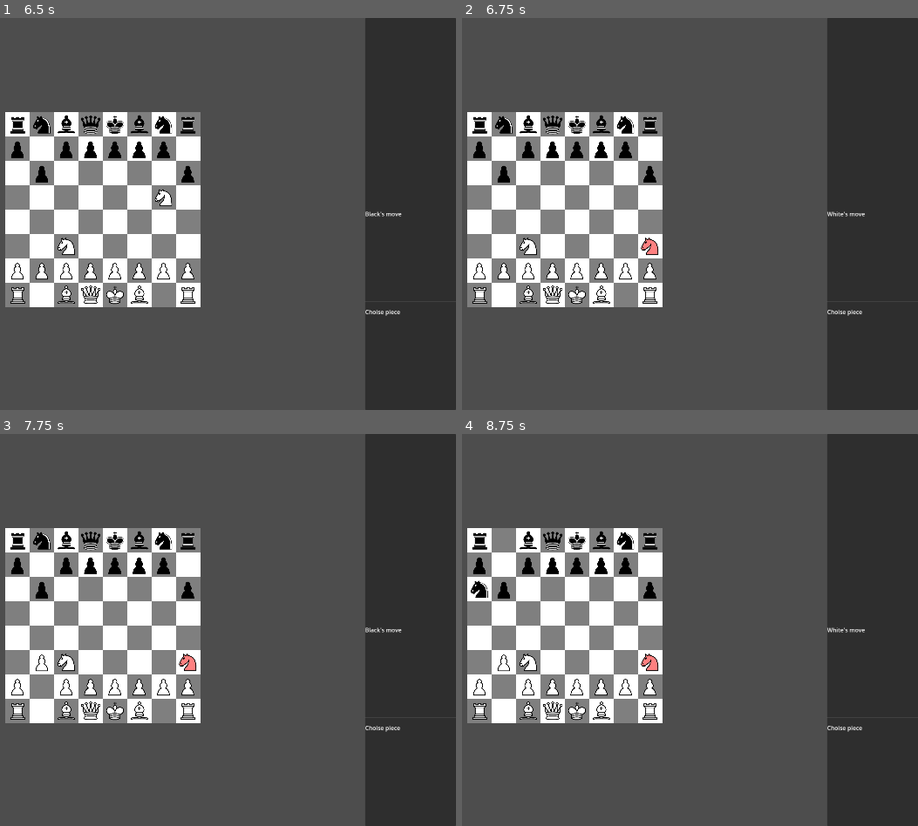
Above: before the commit, frames 1-4 (two rows, left to right).
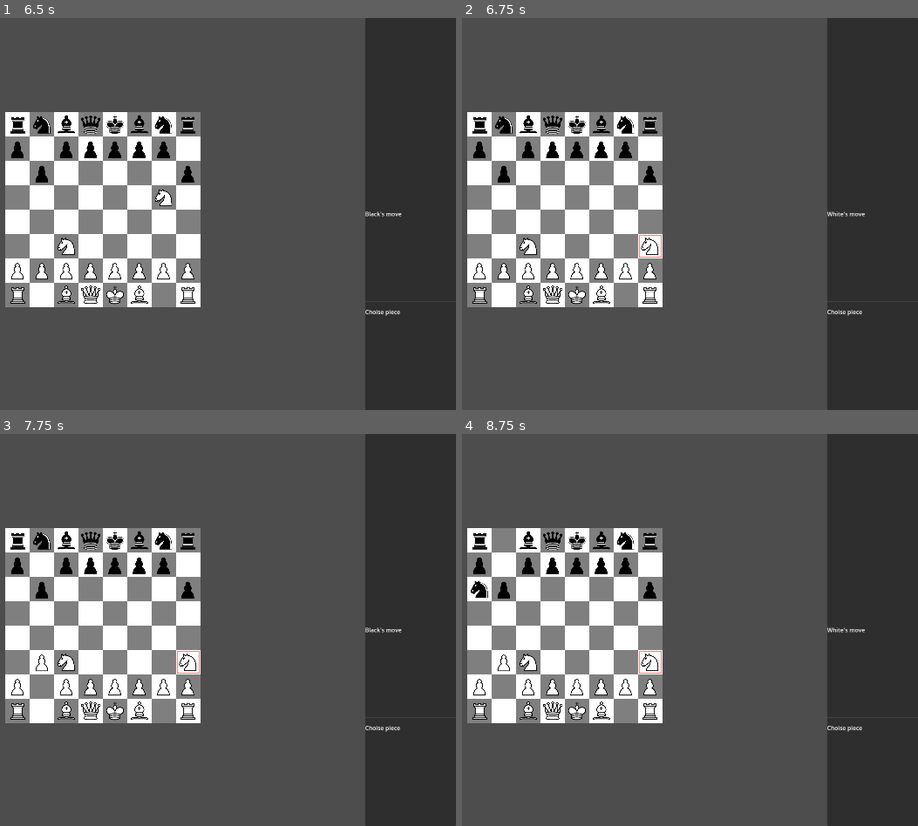
Above: after the commit, the same moments.

Repository: MrAlexander7/chess-with-hp
Game: Godot game, scene res://scene/main_menu.tscn
Two runs of this game, one before a commit and one after it. Both use one fixed random seed, a clock stepped at 60 frames per second and the inputs below.
Inputs (mouse positions are in pixels of both pictures, inside the frame that each line leads up to):
- Up to frame 1 (6.5 s): click "Bot vs Bot" at 0.5 s; tap Enter at 1.25, 3.5, 5 s; move the mouse to (259, 194) at 1.27 s; click (259, 194) at 1.42 s; tap Space at 2, 4.25 s; move the mouse to (outside the picture) at 2.02 s; click (outside the picture) at 2.17 s; move the mouse to (177, 127) at 2.77 s; click (177, 127) at 2.92 s; move the mouse to (72, 292) at 3.52 s; click (72, 292) at 3.67 s; move the mouse to (314, 272) at 4.27 s; click (314, 272) at 4.42 s; move the mouse to (outside the picture) at 5.02 s; click (outside the picture) at 5.17 s; move the mouse to (141, 214) at 5.77 s; click (141, 214) at 5.92 s
- Up to frame 2 (6.75 s): tap Space at 6.5 s; move the mouse to (466, 116) at 6.52 s; click (466, 116) at 6.67 s
- Up to frame 3 (7.75 s): move the mouse to (259, 610) at 7.27 s; click (259, 610) at 7.42 s
- Up to frame 4 (8.75 s): move the mouse to (outside the picture) at 8.02 s; click (outside the picture) at 8.17 s

Frame 1 is identical in both runs. In frame 2, 0.1% of the frame differs, in the area x 38-44%, y 55-62%; in frame 3, 0.1%; in frame 4, 0.1%.

Commit message:
rewrite hightlight_attack

Diff:
--- a/scene/piece.tscn
+++ b/scene/piece.tscn
@@ -6,6 +6,16 @@
 [node name="Piece" type="Node2D"]
 script = ExtResource("1_3653e")
 
+[node name="HighlightRect" type="ReferenceRect" parent="."]
+visible = false
+offset_left = -30.0
+offset_top = -30.0
+offset_right = 30.0
+offset_bottom = 30.0
+mouse_filter = 2
+border_width = 2.0
+editor_only = false
+
 [node name="Sprite2D" type="Sprite2D" parent="."]
 scale = Vector2(0.300469, 0.300469)
 texture = ExtResource("2_hisf2")
--- a/scripts/main.gd
+++ b/scripts/main.gd
@@ -190,6 +190,7 @@
 					var turn_ended = false
 					if target_piece != null and target_piece.color != activePiece.color:
 						highlight_attack(target_piece)
+						await get_tree().create_timer(0.3).timeout
 						if target_piece.moved and target_piece.defense > 0:
 							debugLog.text = "Атака по броні"
 							target_piece.take_attack(activePiece.attack, "ARMOR")
@@ -234,6 +235,7 @@
 					if turn_ended:
 						activePiece.moved = true
 						update_unit_ui(activePiece)
+						highlight_attack(null)
 						clear_highlights()
 						activatePiece(null)
 						check_for_check_status()
@@ -251,8 +253,15 @@
 					activatePiece(null)
 
 func activatePiece(p):
+	if activePiece != null and is_instance_valid(activePiece):
+			if activePiece.has_node("HighlightRect"):
+				activePiece.get_node("HighlightRect").visible = false
 	activePiece=p
 	if p != null:
+		if p.has_node("HighlightRect"):
+			var rect = p.get_node("HighlightRect")
+			rect.visible = true
+			rect.border_color = Color(0, 1, 0, 0.5)
 		update_unit_ui(p)
 		show_possible_moves(p)
 	else:
@@ -439,10 +448,14 @@
 
 func highlight_attack(target_p):
 	if last_attacked_piece != null and is_instance_valid(last_attacked_piece):
-		last_attacked_piece.get_node("Sprite2D").modulate = Color.WHITE
+		if last_attacked_piece.has_node("HighlightRect"):
+			last_attacked_piece.get_node("HighlightRect").visible = false
 
 	if target_p != null and is_instance_valid(target_p):
-		target_p.get_node("Sprite2D").modulate = Color(1, 0.5, 0.5)
+		if target_p.has_node("HighlightRect"):
+			var rect = target_p.get_node("HighlightRect")
+			rect.visible = true
+			rect.border_color = Color(1, 0, 0, 0.5) # Червоний напівпрозорий (атака)
 		last_attacked_piece = target_p
 	else:
 		last_attacked_piece = null
